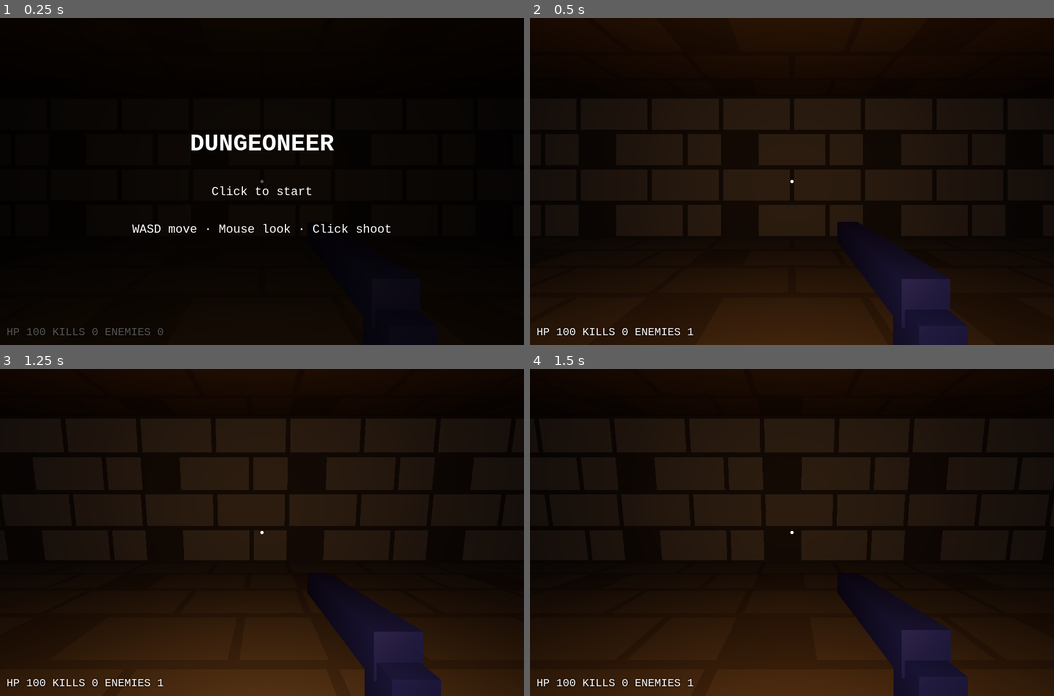
Above: before the commit, frames 1-4 (two rows, left to right).
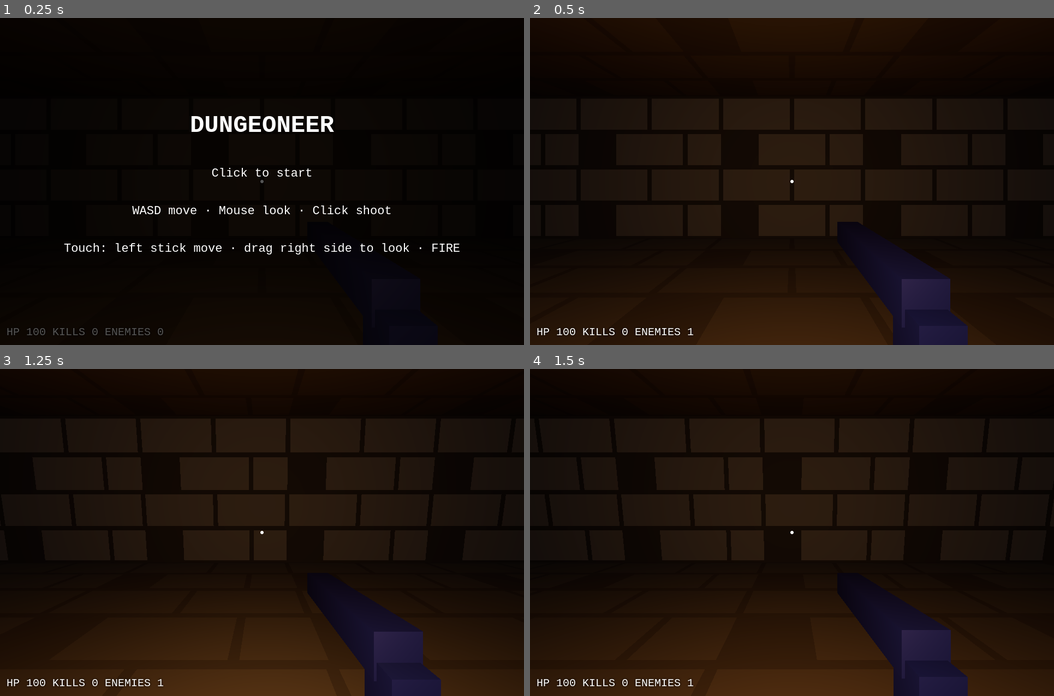
Above: after the commit, the same moments.

Repository: VoidDelta49/dungeoneer
Game: browser game, page index.html
Two runs of this game, one before a commit and one after it. Both use one fixed random seed, a clock stepped at 60 frames per second and the inputs below.
Inputs (mouse positions are in pixels of both pictures, inside the frame that each line leads up to):
- Up to frame 1 (0.25 s): no input
- Up to frame 2 (0.5 s): click (792, 181) at 0.27 s
- Up to frame 3 (1.25 s): hold D from 1.03 s (still down); click (262, 565) at 1.07 s
- Up to frame 4 (1.5 s): keep holding D

The runs differ from the first frame. In frame 1, 3.1% of the frame differs, in the area x 12-88%, y 30-73%; in frame 2, nothing differs; in frame 3, nothing differs; in frame 4, nothing differs.

Commit message:
Add mobile touch controls and CLAUDE.md (push to main)
Co-Authored-By: Claude Sonnet 5.5 <noreply@anthropic.com>
Claude-Session: https://claude.ai/code/session_01DQftSf69cHGMronpHnxKFM

Diff:
--- a/index.html
+++ b/index.html
@@ -8,12 +8,19 @@
   #hud{position:fixed;left:12px;bottom:12px;font-size:20px;text-shadow:0 0 4px #000}
   #cross{position:fixed;left:50%;top:50%;width:6px;height:6px;margin:-3px;background:#fff;border-radius:50%}
   #msg{position:fixed;inset:0;display:flex;align-items:center;justify-content:center;flex-direction:column;background:#000a;font-size:22px;cursor:pointer}
+  #joy,#fire{display:none;position:fixed;bottom:30px;touch-action:none;user-select:none}
+  #joy{left:30px;width:130px;height:130px;border-radius:50%;background:#fff3;border:2px solid #fff6}
+  #knob{position:absolute;left:45px;top:45px;width:40px;height:40px;border-radius:50%;background:#fffa}
+  #fire{right:30px;width:90px;height:90px;border-radius:50%;background:#f336;border:2px solid #f66;font-size:16px;color:#fff}
+  .touch #joy,.touch #fire{display:block}
+  .touch #hud{bottom:auto;top:12px;font-size:14px}
   #flash{position:fixed;inset:0;background:#f00;opacity:0;pointer-events:none}
 </style>
 </head>
 <body>
 <div id="cross"></div><div id="hud"></div><div id="flash"></div>
-<div id="msg"><h1>DUNGEONEER</h1><p>Click to start</p><p>WASD move · Mouse look · Click shoot</p></div>
+<div id="joy"><div id="knob"></div></div><button id="fire">FIRE</button>
+<div id="msg"><h1>DUNGEONEER</h1><p>Click to start</p><p>WASD move · Mouse look · Click shoot</p><p>Touch: left stick move · drag right side to look · FIRE</p></div>
 <script type="importmap">{"imports":{"three":"https://cdn.jsdelivr.net/npm/three@0.160.0/build/three.module.js"}}</script>
 <script type="module">
 import * as THREE from 'three';
@@ -106,8 +113,47 @@
 const keys = {}; let hp = 100, kills = 0, alive = true, spawnTimer = 0, elapsed = 0, cooldown = 0;
 cam.position.set(start.x, 1.6, start.z);
 const msg = document.getElementById('msg'), hud = document.getElementById('hud'), flash = document.getElementById('flash');
-msg.onclick = () => { if (!alive) location.reload(); else renderer.domElement.requestPointerLock(); };
+const isTouch = matchMedia('(pointer:coarse)').matches || 'ontouchstart' in window;
+let touchPlaying = false;
+if (isTouch) document.body.classList.add('touch');
+msg.onclick = () => {
+  if (!alive) location.reload();
+  else if (isTouch) { touchPlaying = true; msg.style.display = 'none'; }
+  else renderer.domElement.requestPointerLock();
+};
 document.addEventListener('pointerlockchange', () => msg.style.display = document.pointerLockElement ? 'none' : 'flex');
+const playing = () => document.pointerLockElement || touchPlaying;
+// Touch: left stick moves, dragging anywhere else looks, FIRE button shoots
+const joy = document.getElementById('joy'), knob = document.getElementById('knob'), fireBtn = document.getElementById('fire');
+let joyId = null, lookId = null, lookX = 0, lookY = 0;
+const stick = { x: 0, y: 0 };
+function setStick(t) {
+  const b = joy.getBoundingClientRect(); let dx = t.clientX - (b.left + 65), dy = t.clientY - (b.top + 65);
+  const d = Math.hypot(dx, dy), m = 50; if (d > m) { dx *= m / d; dy *= m / d; }
+  stick.x = dx / m; stick.y = dy / m; knob.style.transform = `translate(${dx}px,${dy}px)`;
+}
+joy.addEventListener('touchstart', e => { e.preventDefault(); joyId = e.changedTouches[0].identifier; setStick(e.changedTouches[0]); }, { passive: false });
+fireBtn.addEventListener('touchstart', e => { e.preventDefault(); shoot(); }, { passive: false });
+addEventListener('touchstart', e => {
+  for (const t of e.changedTouches) if (lookId === null && !joy.contains(t.target) && t.target !== fireBtn && !msg.contains(t.target)) { lookId = t.identifier; lookX = t.clientX; lookY = t.clientY; }
+});
+addEventListener('touchmove', e => {
+  for (const t of e.changedTouches) {
+    if (t.identifier === joyId) { e.preventDefault(); setStick(t); }
+    else if (t.identifier === lookId) {
+      cam.rotation.y -= (t.clientX - lookX) * 0.005;
+      cam.rotation.x = Math.max(-1.5, Math.min(1.5, cam.rotation.x - (t.clientY - lookY) * 0.005));
+      lookX = t.clientX; lookY = t.clientY;
+    }
+  }
+}, { passive: false });
+const endTouch = e => {
+  for (const t of e.changedTouches) {
+    if (t.identifier === joyId) { joyId = null; stick.x = stick.y = 0; knob.style.transform = ''; }
+    if (t.identifier === lookId) lookId = null;
+  }
+};
+addEventListener('touchend', endTouch); addEventListener('touchcancel', endTouch);
 addEventListener('keydown', e => keys[e.code] = true);
 addEventListener('keyup', e => keys[e.code] = false);
 addEventListener('mousemove', e => {
@@ -118,8 +164,9 @@
 addEventListener('resize', () => { cam.aspect = innerWidth / innerHeight; cam.updateProjectionMatrix(); renderer.setSize(innerWidth, innerHeight); });
 
 const ray = new THREE.Raycaster();
-addEventListener('mousedown', () => {
-  if (!document.pointerLockElement || cooldown > 0 || !alive) return;
+addEventListener('mousedown', () => { if (document.pointerLockElement) shoot(); });
+function shoot() {
+  if (!playing() || cooldown > 0 || !alive) return;
   cooldown = 0.25; muzzle.intensity = 20; gun.position.z = -0.28;
   ray.setFromCamera({ x: 0, y: 0 }, cam);
   const hits = ray.intersectObjects([wallMesh, ...enemies], false);
@@ -129,7 +176,7 @@
     e.position.addScaledVector(ray.ray.direction, 0.4); // knockback
     if (e.userData.hp <= 0) { scene.remove(e); enemies.splice(enemies.indexOf(e), 1); kills++; }
   }
-});
+}
 
 // Move with axis-separated collision against the grid
 function move(pos, dx, dz, r) {
@@ -141,14 +188,14 @@
 const clock = new THREE.Clock(), v = new THREE.Vector3();
 renderer.setAnimationLoop(() => {
   const dt = Math.min(clock.getDelta(), 0.05);
-  const active = alive && document.pointerLockElement;
+  const active = alive && playing();
   if (active) {
     elapsed += dt; cooldown -= dt;
     // movement
-    const f = (keys.KeyW ? 1 : 0) - (keys.KeyS ? 1 : 0), s = (keys.KeyD ? 1 : 0) - (keys.KeyA ? 1 : 0);
+    const f = (keys.KeyW ? 1 : 0) - (keys.KeyS ? 1 : 0) - stick.y, s = (keys.KeyD ? 1 : 0) - (keys.KeyA ? 1 : 0) + stick.x;
     const yaw = cam.rotation.y, sp = 6 * dt;
     v.set(-Math.sin(yaw) * f + Math.cos(yaw) * s, 0, -Math.cos(yaw) * f - Math.sin(yaw) * s);
-    if (v.lengthSq()) { v.normalize().multiplyScalar(sp); move(cam.position, v.x, v.z, 0.3); }
+    if (v.lengthSq()) { v.multiplyScalar(sp / Math.max(1, v.length())); move(cam.position, v.x, v.z, 0.3); }
     // spawning: gets faster over time
     spawnTimer -= dt;
     if (spawnTimer <= 0) { spawnEnemy(); spawnTimer = Math.max(0.3, 2 - elapsed * 0.02); }
@@ -167,7 +214,7 @@
       const a = enemies[i].position, b = enemies[j].position; v.subVectors(a, b); v.y = 0;
       const d = v.length(); if (d < 0.9 && d > 0) { v.multiplyScalar((0.9 - d) / d / 2); move(a, v.x, v.z, 0.4); move(b, -v.x, -v.z, 0.4); }
     }
-    if (hp <= 0) { alive = false; document.exitPointerLock(); msg.innerHTML = `<h1>YOU DIED</h1><p>Kills: ${kills}</p><p>Click to restart</p>`; }
+    if (hp <= 0) { alive = false; touchPlaying = false; document.exitPointerLock(); msg.style.display = 'flex'; msg.innerHTML = `<h1>YOU DIED</h1><p>Kills: ${kills}</p><p>Click to restart</p>`; }
   }
   muzzle.intensity *= 0.8; gun.position.z += (-0.35 - gun.position.z) * 0.2;
   flash.style.opacity = Math.max(0, flash.style.opacity - dt * 2);
Not shown, added: CLAUDE.md
